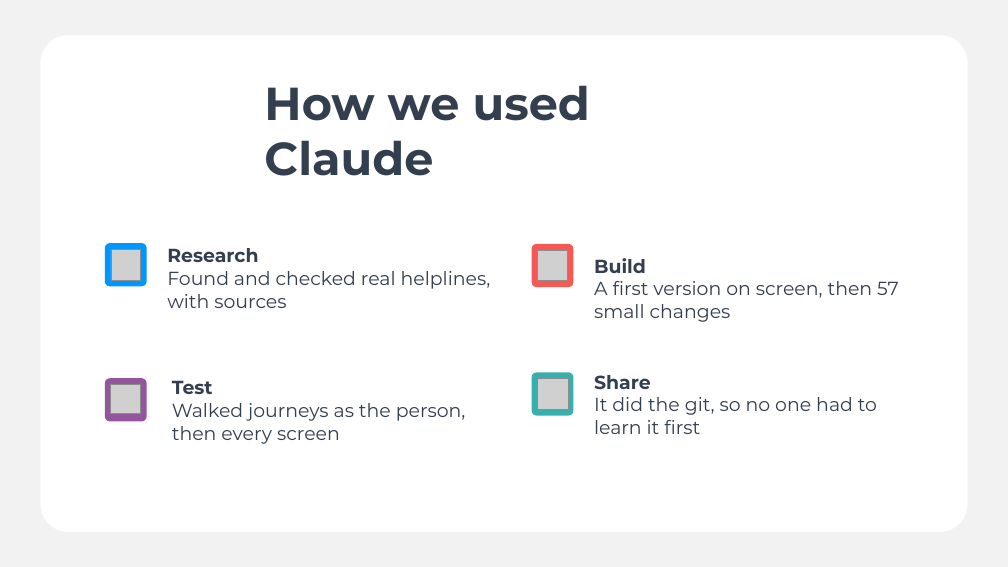
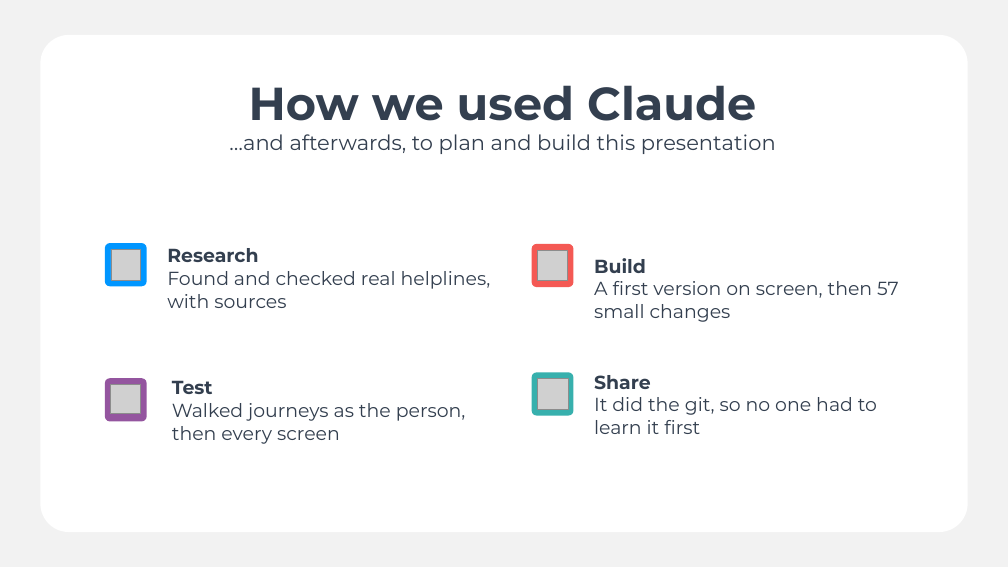
Before and after one commit to Mercator-Innovation/Innovation-Hackathon-Squad-G, a slide deck: slide 6 of show-and-tell/Gusto showcase deck.pptx. Drawn at 1008x567 pixels with LibreOffice and Linux fonts; fonts in the diff are those of the drawing; grey boxes stand for pictures. Boxes give left, top, right and bottom in pixels: in the first picture for what was removed or moved away, otherwise in the second. Text is boxed around its words. In the diff, an @@ line names an element or a change of style, - is before the commit and + after.

```diff
--- a/show-and-tell/Gusto showcase deck.pptx
+++ b/show-and-tell/Gusto showcase deck.pptx
@@ text "How we used Claude": place and size @@
-text "How we used Claude" at [264,85,590,176]
+text "How we used Claude" at [229,85,776,154]
@@ text at [249,85,756,121]: alignment left to centre @@
@@ text at [229,134,776,154]: paragraph added @@
+…and afterwards, to plan and build this presentation
```
Also in this commit, not shown: 2 other files.
